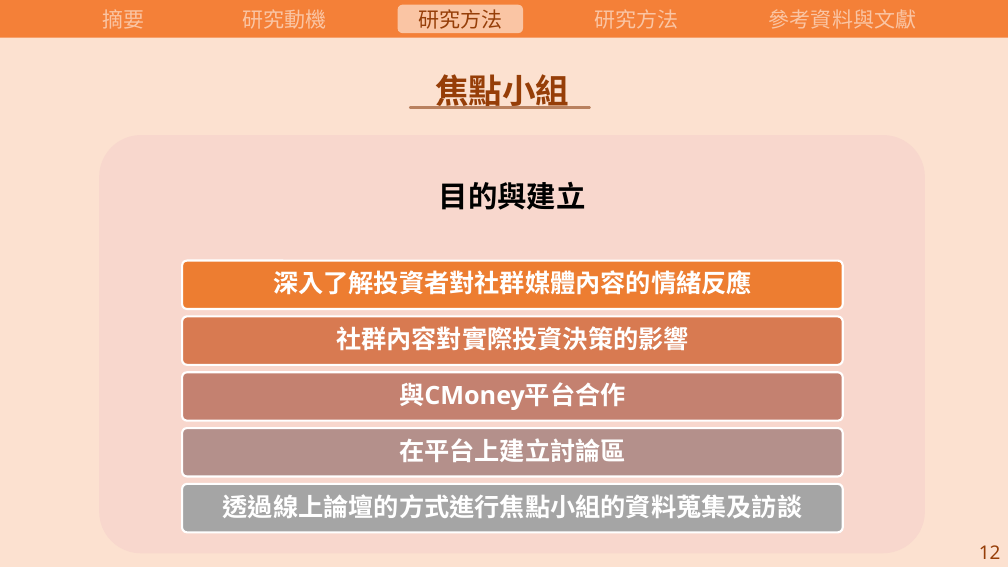
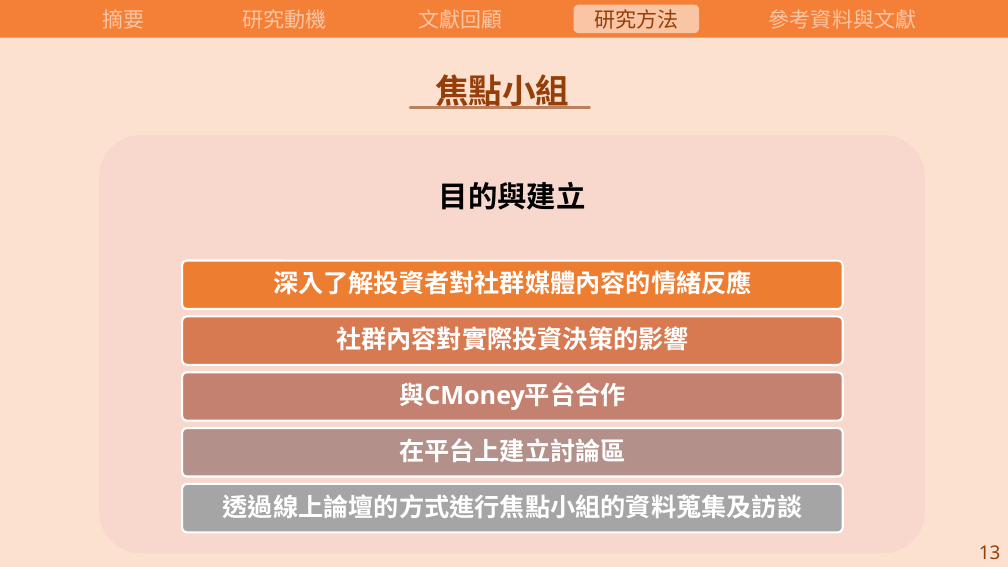
Before and after one commit to carina419/NTUST, a slide deck: slide 16 of 112-2/MI6006701 研究方法/研究方法期末報告.pptx. Drawn at 1008x567 pixels with LibreOffice and Linux fonts; fonts in the diff are those of the drawing. Boxes give left, top, right and bottom in pixels: in the first picture for what was removed or moved away, otherwise in the second. Text is boxed around its words. In the diff, an @@ line names an element or a change of style, - is before the commit and + after.

```diff
--- a/112-2/MI6006701 研究方法/研究方法期末報告.pptx
+++ b/112-2/MI6006701 研究方法/研究方法期末報告.pptx
@@ text at (x1=418, y1=9, x2=502, y2=29): text changed; text colour #963E08 to #FAC5A4 @@
-研究方法
+文獻回顧
@@ rounded rectangle moved from (x1=398, y1=5, x2=523, y2=33) to (x1=574, y1=5, x2=699, y2=33) @@
@@ text "研究方法" at (x1=594, y1=9, x2=678, y2=29): text colour #FAC5A4 to #963E08 @@
@@ text at (x1=979, y1=545, x2=1001, y2=559): text changed @@
-12
+13
```
Also in this commit, not shown: 10 other slides changed, 2 slides removed.
